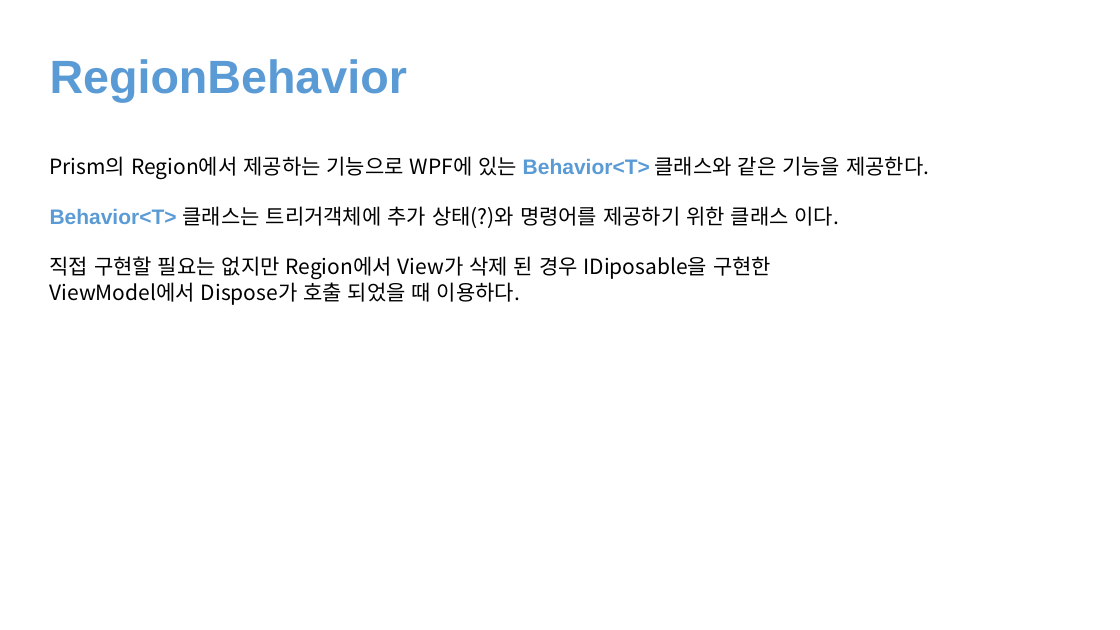
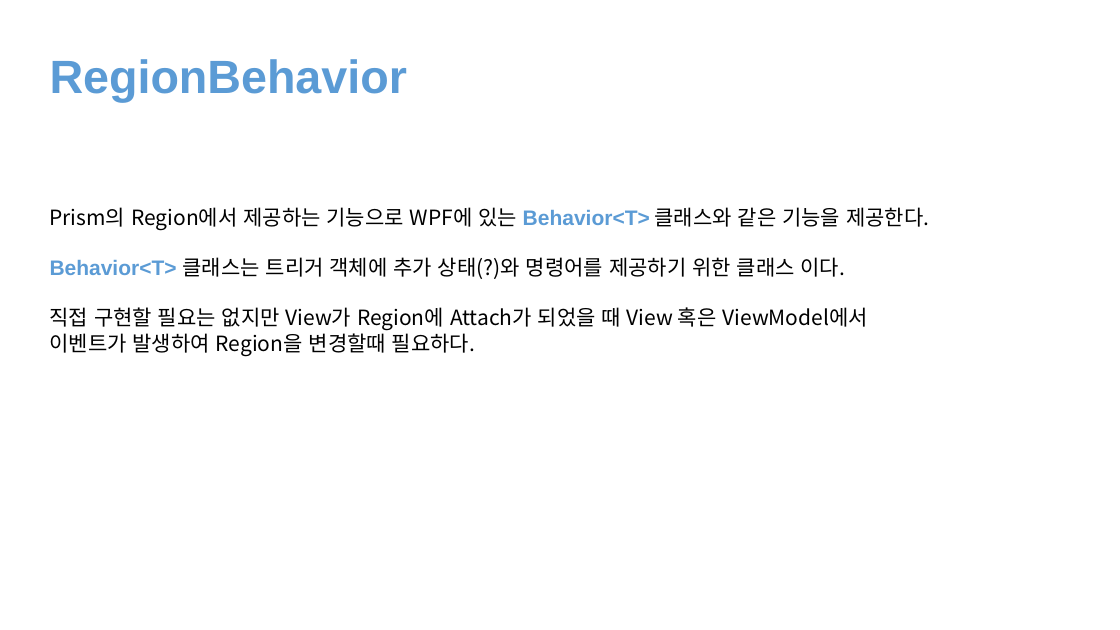
Before and after one commit to juniair/Summary-PPT, a slide deck: slide 5 of Prism.pptx (slide 1 before the commit). Drawn at 1120x630 pixels with LibreOffice and Linux fonts; fonts in the diff are those of the drawing. Boxes give left, top, right and bottom in pixels: in the first picture for what was removed or moved away, otherwise in the second. Text is boxed around its words. In the diff, an @@ line names an element or a change of style, - is before the commit and + after.

```diff
--- a/Prism.pptx
+++ b/Prism.pptx
@@ text "Prism의 Region에서 제공하는 기능으로 WPF에 ...": place and size @@
-text "Prism의 Region에서 제공하는 기능으로 WPF에 ..." at bbox=[50, 156, 929, 305]
+text "Prism의 Region에서 제공하는 기능으로 WPF에 ..." at bbox=[50, 207, 929, 356]
@@ text at bbox=[50, 257, 867, 356]: text changed @@
-Behavior<T> 클래스는 트리거객체에 추가 상태(?)와 명령어를 제공하기 위한 클래스 이다.
-직접 구현할 필요는 없지만 Region에서 View가 삭제 된 경우 IDiposable을 구현한
-ViewModel에서 Dispose가 호출 되었을 때 이용하다.
+Behavior<T> 클래스는 트리거 객체에 추가 상태(?)와 명령어를 제공하기 위한 클래스 이다.
+직접 구현할 필요는 없지만 View가 Region에 Attach가 되었을 때 View 혹은 ViewModel에서
+이벤트가 발생하여 Region을 변경할때 필요하다.
```
Also in this commit, not shown: 1 other slide changed, 6 slides added, 1 other file.
